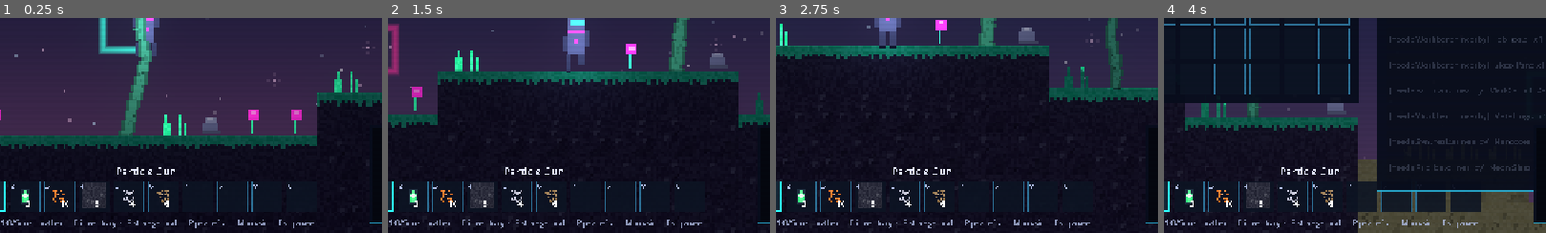
Above: before the commit, frames 1-4 (left to right).
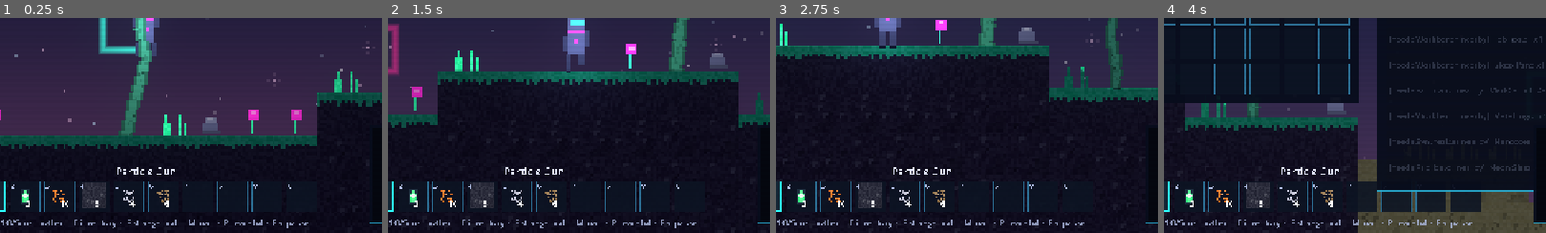
Above: after the commit, the same moments.

Repository: jaygriggsau/exocraft
Game: Godot game, scene res://scenes/Main.tscn
Two runs of this game, one before a commit and one after it. Both use one fixed random seed, a clock stepped at 60 frames per second and the inputs below.
Inputs (mouse positions are % of the whole screen's width and height, from its top left):
- Up to frame 1 (0.25 s): no input
- Up to frame 2 (1.5 s): tap Enter at 0.5 s; move the mouse to (72, 45) at 0.52 s; hold F (interact) 0.53-1.28 s; hold D (move_right) from 0.53 s (still down); click (72, 45) at 0.67 s; tap Space (jump) at 0.77 s; move the mouse to (30, 55) at 1.27 s; tap Shift (sprint) at 1.35 s; click (30, 55) at 1.42 s
- Up to frame 3 (2.75 s): tap Space (jump) at 1.52 s; move the mouse to (60, 28) at 2.02 s; release D (move_right) at 2.03 s; hold A (move_left) from 2.03 s (still down); hold P (toggle_enemies) from 2.03 s (still down); click (60, 28) at 2.17 s
- Up to frame 4 (4 s): move the mouse to (45, 70) at 2.77 s; release A (move_left) at 2.78 s; release P (toggle_enemies) at 2.78 s; hold D (move_right) from 2.78 s (still down); tap Tab at 2.85 s; click (45, 70) at 2.92 s; tap Space (jump) at 3.02, 3.77 s; move the mouse to (80, 65) at 3.52 s; tap 1 at 3.6 s; click (80, 65) at 3.67 s
The pictures show only the part of the screen within x 31-81%, y 50-100%; the shares and areas given below are measured in that part.

The runs differ from the first frame. In frame 1, 0.3% of the frame differs, in the area x 49-83%, y 93-98%; in frame 2, 0.3%; in frame 3, 0.3%; in frame 4, 0.3%.

Commit message:
Add a toggleable fullscreen map (M)
- Refactor minimap painting into a shared _paint_map(img, w, h) used by both
  the corner minimap and a larger fullscreen map
- M opens/closes a big neon-framed map overlay (320x184 tiles centered on the
  player), revealing explored terrain with biome colours, station/pod and
  player markers; Esc also closes it; blocks interaction while open
- 'map' action added (rebindable, in DEFAULT_BINDS + Controls); music quick-key
  moves off M (still toggleable in Settings)

https://claude.ai/code/session_01Lbtdt6KHnYyPZuVhH3cTWJ

Diff:
--- a/scripts/autoload/Game.gd
+++ b/scripts/autoload/Game.gd
@@ -45,6 +45,7 @@
 	_add_action("pause", [KEY_ESCAPE])
 	_add_action("sprint", [KEY_SHIFT])
 	_add_action("interact", [KEY_F])   # open a nearby storage pod
+	_add_action("map", [KEY_M])        # toggle the fullscreen map
 
 func _add_action(name: String, keys: Array) -> void:
 	if InputMap.has_action(name):
--- a/scripts/autoload/Settings.gd
+++ b/scripts/autoload/Settings.gd
@@ -11,6 +11,7 @@
 	"jump": [KEY_SPACE, KEY_W, KEY_UP],
 	"toggle_inventory": [KEY_E, KEY_TAB],
 	"interact": [KEY_F],
+	"map": [KEY_M],
 	"sprint": [KEY_SHIFT],
 	"toggle_enemies": [KEY_P],
 	"pause": [KEY_ESCAPE],
--- a/scripts/ui/HUD.gd
+++ b/scripts/ui/HUD.gd
@@ -54,6 +54,17 @@
 var _mm_tex: ImageTexture
 var _mm_accum := 0.0
 
+const FM_W := 320
+const FM_H := 184
+var _map_panel: Control
+var _map_dim: ColorRect
+var _map_box: Panel
+var _map_rect: TextureRect
+var _map_title: Label
+var _map_img: Image
+var _map_tex: ImageTexture
+var _map_accum := 0.0
+
 const VIGNETTE_SHADER := """
 shader_type canvas_item;
 uniform float amount : hint_range(0.0, 1.0) = 0.0;
@@ -99,6 +110,7 @@
 	_build_pause()
 	_build_settings()
 	_build_minimap()
+	_build_fullmap()
 	_build_scanlines()
 	_layout()
 
@@ -135,6 +147,16 @@
 		_settings_box.position = (s - _settings_box.size) / 2.0
 	if _mm_panel:
 		_mm_panel.position = Vector2(s.x - _mm_panel.size.x - 16, s.y - _mm_panel.size.y - 16)
+	if _map_dim:
+		_map_dim.size = s
+		var dw := minf(s.x * 0.82, s.y * 0.82 * float(FM_W) / FM_H)
+		var dh := dw * float(FM_H) / FM_W
+		var pad := 12.0
+		_map_box.size = Vector2(dw + pad * 2, dh + pad * 2 + 28)
+		_map_box.position = (s - _map_box.size) / 2.0
+		_map_title.position = Vector2(pad + 4, 6)
+		_map_rect.position = Vector2(pad, 34)
+		_map_rect.size = Vector2(dw, dh)
 	_death_label.size.x = s.x
 	_death_label.position = Vector2(0, s.y / 2.0 - 24)
 	# inventory + fabricator centred as a pair
@@ -159,6 +181,11 @@
 	if _mm_accum >= 0.15:
 		_mm_accum = 0.0
 		_update_minimap()
+	if _map_panel.visible:
+		_map_accum += _dt
+		if _map_accum >= 0.3:
+			_map_accum = 0.0
+			_update_fullmap()
 	if _inv_panel.visible:
 		# recipe states depend on which station you're standing near, so refresh live
 		for row in _craft_rows:
@@ -273,17 +300,23 @@
 	_mm_panel.add_child(_mm_rect)
 
 func _update_minimap() -> void:
+	if _paint_map(_mm_img, MM_W, MM_H):
+		_mm_tex.update(_mm_img)
+
+# Paint an explored-aware map of the world centred on the player into `img`.
+# Returns false if there's nothing to draw yet.
+func _paint_map(img: Image, mw: int, mh: int) -> bool:
 	if Game.player == null or Game.world == null:
-		return
+		return false
 	var w = Game.world
 	var pt: Vector2i = w.world_to_tile(Game.player.global_position)
 	var sky := Color(0.13, 0.22, 0.42)
 	var cave := Color(0.06, 0.07, 0.12)
 	var fog := Color(0.02, 0.03, 0.06)
-	for py in MM_H:
-		var ty := pt.y + py - MM_H / 2
-		for px in MM_W:
-			var tx := pt.x + px - MM_W / 2
+	for py in mh:
+		var ty := pt.y + py - mh / 2
+		for px in mw:
+			var tx := pt.x + px - mw / 2
 			var t := Vector2i(tx, ty)
 			var col: Color
 			if w.is_explored(t):
@@ -296,20 +329,55 @@
 					col = cave
 			else:
 				col = fog
-			_mm_img.set_pixel(px, py, col)
-	# deployed station / pod markers
+			img.set_pixel(px, py, col)
 	for m in w.deployed():
 		if not is_instance_valid(m):
 			continue
 		var mt: Vector2i = w.world_to_tile(m.global_position - Vector2(0, 8))
-		var mx := mt.x - pt.x + MM_W / 2
-		var my := mt.y - pt.y + MM_H / 2
-		if mx >= 0 and my >= 0 and mx < MM_W and my < MM_H:
-			_mm_img.set_pixel(mx, my, Color("ffd23a"))
-	# player marker
+		var mx := mt.x - pt.x + mw / 2
+		var my := mt.y - pt.y + mh / 2
+		if mx >= 0 and my >= 0 and mx < mw and my < mh:
+			img.set_pixel(mx, my, Color("ffd23a"))
 	for d in [Vector2i(0, 0), Vector2i(1, 0), Vector2i(-1, 0), Vector2i(0, 1), Vector2i(0, -1)]:
-		_mm_img.set_pixel(clampi(MM_W / 2 + d.x, 0, MM_W - 1), clampi(MM_H / 2 + d.y, 0, MM_H - 1), Color.WHITE)
-	_mm_tex.update(_mm_img)
+		img.set_pixel(clampi(mw / 2 + d.x, 0, mw - 1), clampi(mh / 2 + d.y, 0, mh - 1), Color.WHITE)
+	return true
+
+func _build_fullmap() -> void:
+	_map_img = Image.create_empty(FM_W, FM_H, false, Image.FORMAT_RGBA8)
+	_map_img.fill(Color(0.02, 0.03, 0.06))
+	_map_tex = ImageTexture.create_from_image(_map_img)
+	_map_panel = Control.new()
+	_map_panel.visible = false
+	_map_panel.z_index = 18
+	add_child_control(_map_panel)
+	_map_dim = ColorRect.new()
+	_map_dim.color = Color(0.01, 0.02, 0.04, 0.85)
+	_map_dim.position = Vector2.ZERO
+	_map_panel.add_child(_map_dim)
+	_map_box = Panel.new()
+	_map_box.add_theme_stylebox_override("panel", _panel_sb())
+	_map_panel.add_child(_map_box)
+	_map_title = _make_label("MAP", 22)
+	_map_title.modulate = Color("2dffff")
+	_map_box.add_child(_map_title)
+	_map_rect = TextureRect.new()
+	_map_rect.texture = _map_tex
+	_map_rect.stretch_mode = TextureRect.STRETCH_SCALE
+	_map_rect.texture_filter = CanvasItem.TEXTURE_FILTER_NEAREST
+	_map_rect.mouse_filter = Control.MOUSE_FILTER_IGNORE
+	_map_box.add_child(_map_rect)
+
+func _toggle_map() -> void:
+	var open := not _map_panel.visible
+	_map_panel.visible = open
+	Game.ui_blocking = open
+	if open:
+		_layout()
+		_update_fullmap()
+
+func _update_fullmap() -> void:
+	if _paint_map(_map_img, FM_W, FM_H):
+		_map_tex.update(_map_img)
 
 func _build_scanlines() -> void:
 	_scan = ColorRect.new()
@@ -345,7 +413,7 @@
 	_info_label.position = Vector2(18, 52)
 	add_child_control(_info_label)
 
-	_hint = _make_label("Move WAD  •  L-Click use/deploy  •  R-Click mine/dismantle  •  1-0/Scroll hotbar  •  E inventory  •  F storage pod  •  P peaceful  •  M music  •  Esc pause", 13)
+	_hint = _make_label("Move WAD  •  L-Click use/deploy  •  R-Click mine/dismantle  •  1-0/Scroll hotbar  •  E inventory  •  F storage pod  •  M map  •  P peaceful  •  Esc pause", 13)
 	_hint.modulate = Color(0.7, 0.75, 0.9, 0.8)
 	add_child_control(_hint)
 
@@ -555,6 +623,7 @@
 	vb.add_child(_control_row("jump", "Jump"))
 	vb.add_child(_control_row("toggle_inventory", "Inventory"))
 	vb.add_child(_control_row("interact", "Storage Pod"))
+	vb.add_child(_control_row("map", "Map"))
 	vb.add_child(_control_row("sprint", "Sprint"))
 
 	var reset := Button.new()
@@ -714,15 +783,18 @@
 	if e.is_action_pressed("pause"):
 		if _settings_panel.visible:
 			_close_settings()
+		elif _map_panel.visible:
+			_toggle_map()
 		else:
 			_set_paused(not get_tree().paused)
+		return
+	if e.is_action_pressed("map"):
+		_toggle_map()
 		return
 	if e is InputEventKey and e.pressed and not e.echo:
 		var k := (e as InputEventKey).physical_keycode
 		if k == KEY_F11:
 			Settings.set_fullscreen(not Settings.fullscreen)
-		elif k == KEY_M:
-			Settings.set_music_on(not Settings.music_on)
 		elif k >= KEY_1 and k <= KEY_9:
 			Game.inventory.select(k - KEY_1)
 		elif k == KEY_0:
Not shown, changed: README.md
